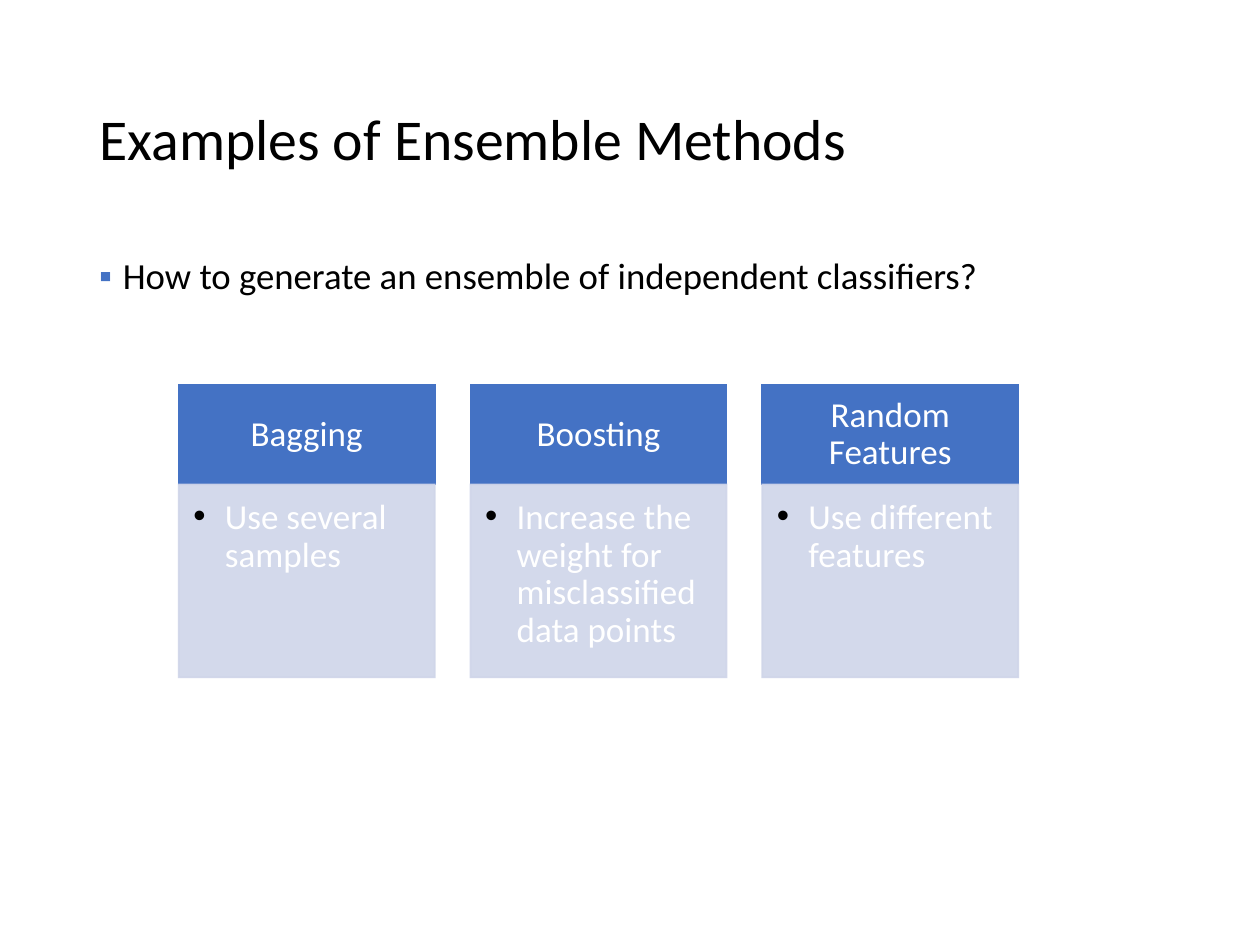
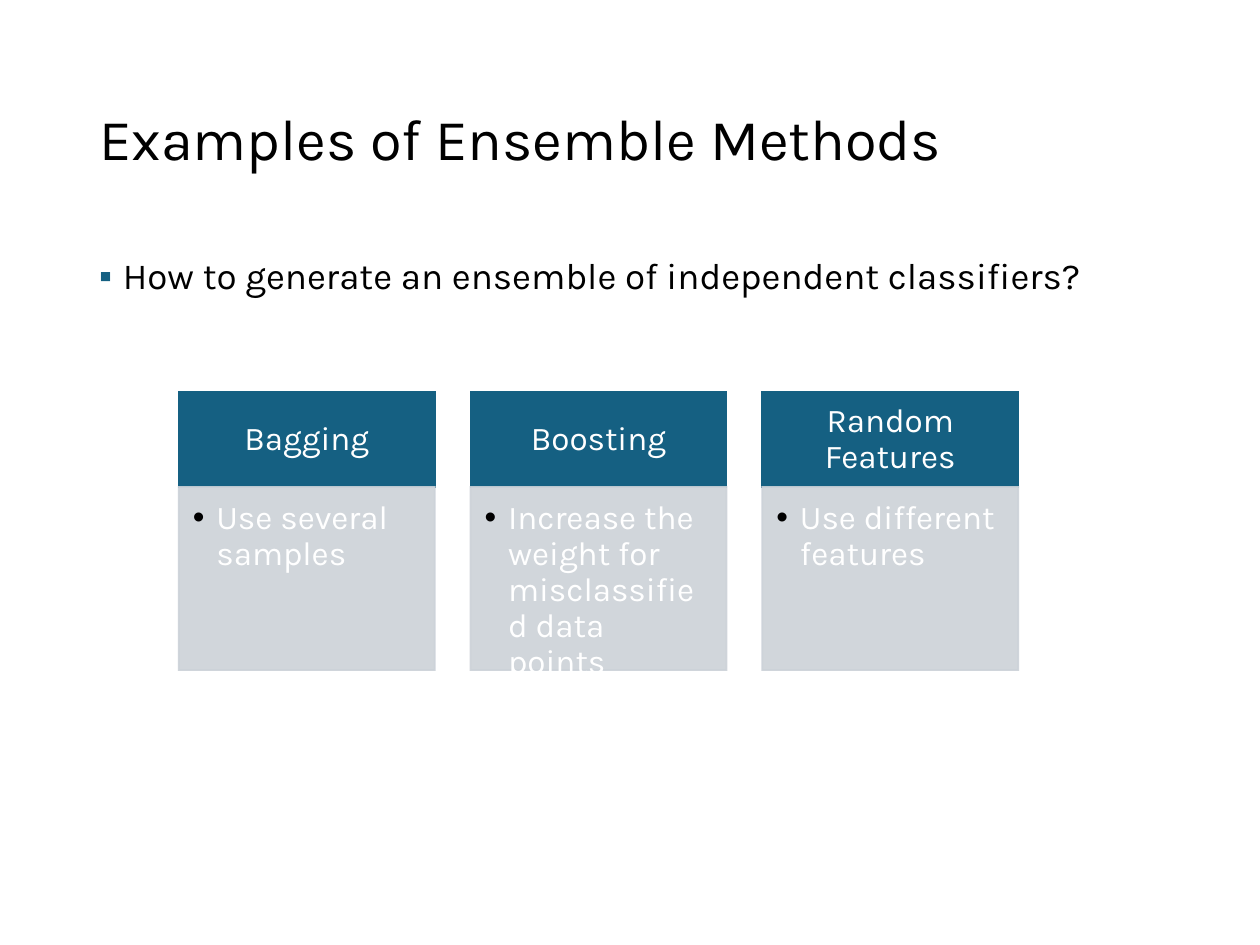
Before and after one commit to mhahsler/Introduction_to_Data_Mining_R_Examples, a slide deck: slide 45 of slides/chap4_alternative_classification.pptx (slide 44 before the commit). Drawn at 1260x945 pixels with LibreOffice and Linux fonts; fonts in the diff are those of the drawing. Boxes give left, top, right and bottom in pixels: in the first picture for what was removed or moved away, otherwise in the second. Text is boxed around its words. In the diff, an @@ line names an element or a change of style, - is before the commit and + after.

```diff
--- a/slides/chap4_alternative_classification.pptx
+++ b/slides/chap4_alternative_classification.pptx
@@ title "Examples of Ensemble Methods" at [99, 120, 941, 174]: font Calibri to Karla @@
@@ text "How to generate an ensemble ..." at [123, 263, 1080, 298]: font Calibri to Karla; bullet colour #4472C4 to #156082 @@
@@ rectangle: place and size @@
-rectangle at [179, 386, 435, 485]
+rectangle at [179, 392, 435, 486]
@@ rectangle: place and size @@
-rectangle at [470, 386, 726, 485]
+rectangle at [470, 392, 726, 486]
@@ size 20 to 19 pt, font Calibri to Karla in 3 elements at [244, 427, 369, 458], [531, 427, 666, 458], [825, 409, 956, 469] @@
@@ fill #4472C4 to #156082; outline #4472C4 1 pt to #156082 1 pt in 3 elements at [179, 392, 435, 486], [470, 392, 726, 486], [762, 392, 1018, 486] @@
@@ rectangle: place and size @@
-rectangle at [762, 386, 1018, 485]
+rectangle at [762, 392, 1018, 486]
@@ rectangle: place and size @@
-rectangle at [179, 485, 435, 678]
+rectangle at [179, 486, 435, 669]
@@ rectangle: place and size @@
-rectangle at [470, 485, 726, 678]
+rectangle at [470, 486, 726, 669]
@@ size 20 to 19 pt, font Calibri to Karla; indent changed in 3 elements at [216, 507, 388, 572], [508, 507, 694, 681], [800, 507, 995, 565] @@
@@ fill #CFD5EA at 90% opacity to #CCD2D8 at 90% opacity; outline #CFD5EA 1 pt to #CCD2D8 1 pt in 3 elements at [179, 486, 435, 669], [470, 486, 726, 669], [762, 486, 1018, 669] @@
@@ rectangle: place and size @@
-rectangle at [762, 485, 1018, 678]
+rectangle at [762, 486, 1018, 669]
```
Also in this commit, not shown: 54 other slides changed, 1 slide added, 1 other file.
